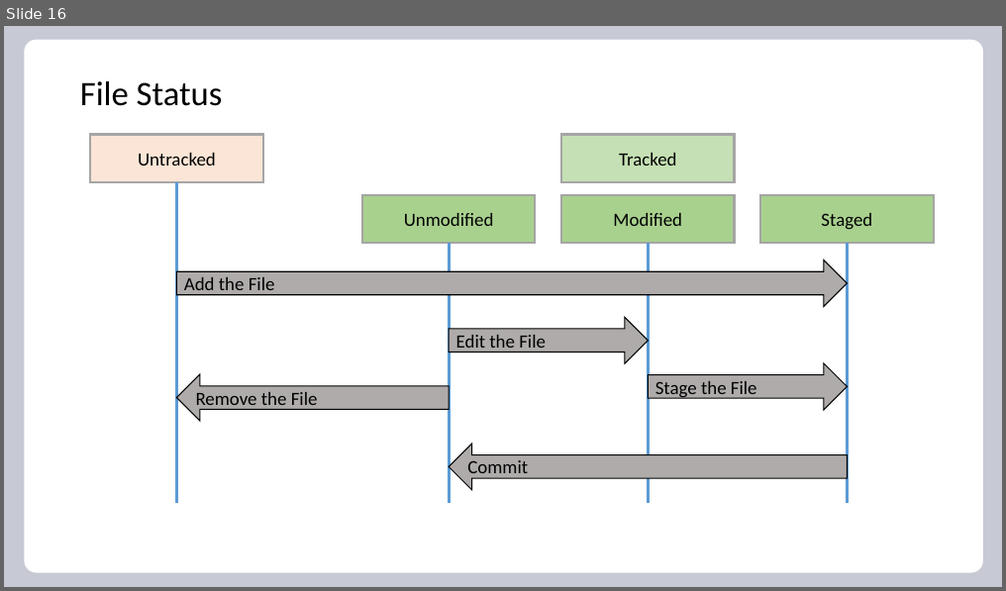
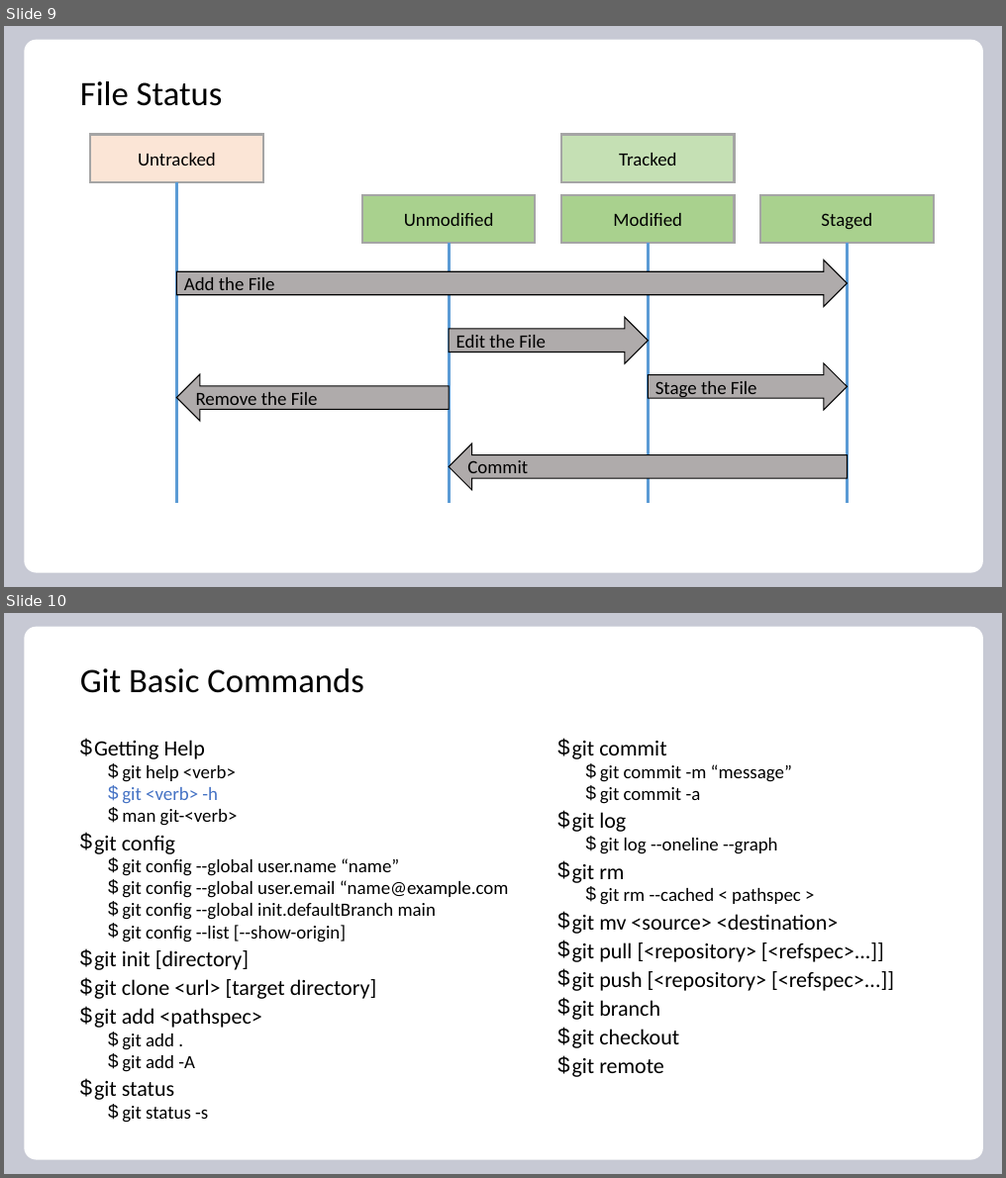
Before and after one commit to jeffsuperglide/CAVI-Script-Training, a slide deck: CWMS-git-training/git.pptx. Shown one above the other, each under a label of ours: slide 16 before the commit, slides 9 and 10 after it. The pictures are 1006x591 and 1006x1178 pixels, drawn with LibreOffice and Linux fonts; fonts in the diff are those of the drawing; background and template pictures are left out. Boxes give left, top, right and bottom in pixels: in the first picture for what was removed or moved away, otherwise in the second. Text is boxed around its words. In the diff, an @@ line names an element or a change of style, - is before the commit and + after.

```diff
--- a/CWMS-git-training/git.pptx
+++ b/CWMS-git-training/git.pptx
@@ slide 10 added at bbox=[4, 613, 1002, 1174], background picture (left out); not listed: 1 template element that a slide beside it also shows @@
@@ title added at bbox=[80, 668, 363, 693], 33 pt, text #000000 @@
+Git Basic Commands
@@ text added at bbox=[94, 740, 509, 1123], 18 pt, text #000000 @@
+$ Getting Help
+  $ git help <verb>
+  $ git <verb> -h
+  $ man git-<verb>
+$ git config
+  $ git config --global user.name “name”
+  $ git config --global user.email “name@example.com
+  $ git config --global init.defaultBranch main
+  $ git config --list [--show-origin]
+$ git init [directory]
+$ git clone <url> [target directory]
+$ git add <pathspec>
+  $ git add .
+  $ git add -A
+$ git status
+  $ git status -s
@@ text added at bbox=[572, 741, 894, 1077], 21 pt, text #000000 @@
+$ git commit
+  $ git commit -m “message”
+  $ git commit -a
+$ git log
+  $ git log --oneline --graph
+$ git rm
+  $ git rm --cached < pathspec >
+$ git mv <source> <destination>
+$ git pull [<repository> [<refspec>...]]
+$ git push [<repository> [<refspec>...]]
+$ git branch
+$ git checkout
+$ git remote
@@ what was slide 16 is now slide 9 @@
```
Also in this commit, not shown: 4 slides changed, 7 other slides added, 1 slide removed, 1 other file.
